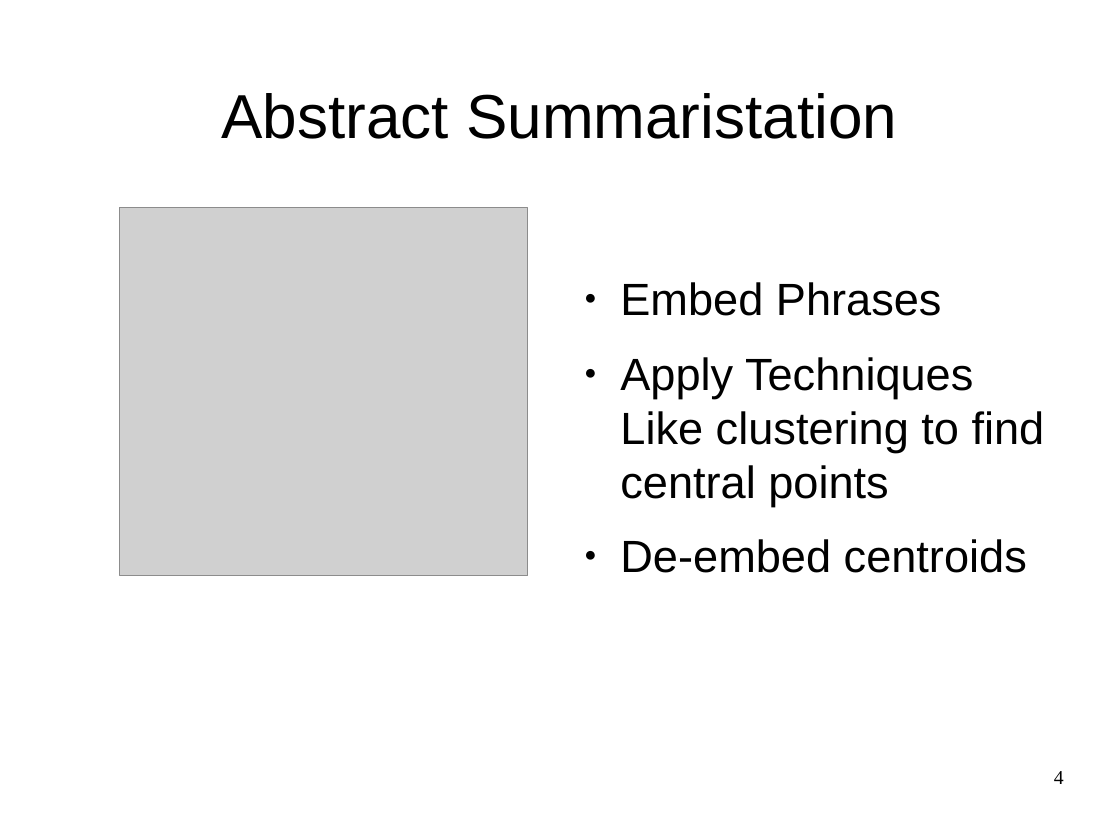
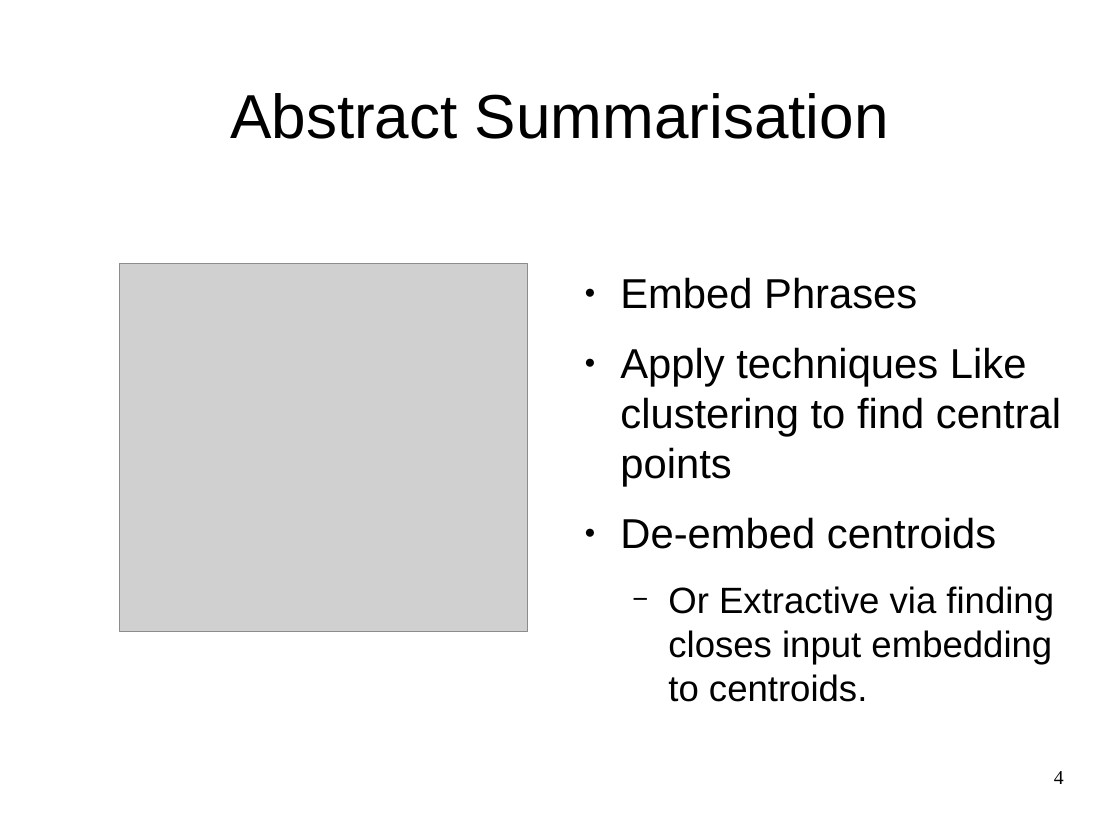
Before and after one commit to oxinabox/phd, a slide deck: slide 4 of documents_prepared/themes/themes.odp. Drawn at 1120x840 pixels with LibreOffice and Linux fonts; fonts in the diff are those of the drawing; grey boxes stand for pictures. Boxes give left, top, right and bottom in pixels: in the first picture for what was removed or moved away, otherwise in the second. Text is boxed around its words. In the diff, an @@ line names an element or a change of style, - is before the commit and + after.

```diff
--- a/documents_prepared/themes/themes.odp
+++ b/documents_prepared/themes/themes.odp
@@ title at box(230, 93, 889, 139): text changed @@
-Abstract Summaristation
+Abstract Summarisation
@@ picture: place and size @@
-picture at box(120, 208, 528, 576)
+picture at box(120, 264, 528, 632)
@@ text at box(620, 277, 996, 549): size 32 to 29.6 pt in "Embed Phrases", "De-embed centroids" @@
@@ text at box(620, 347, 1061, 487): text changed; size 32 to 29.6 pt @@
-● Apply Techniques Like clustering to find central points
+● Apply techniques Like clustering to find central points
@@ text at box(668, 586, 1054, 702): paragraph added @@
+  − Or Extractive via finding closes input embedding to centroids.
```
Also in this commit, not shown: 5 other slides changed, 1 slide added, 1 other file.
